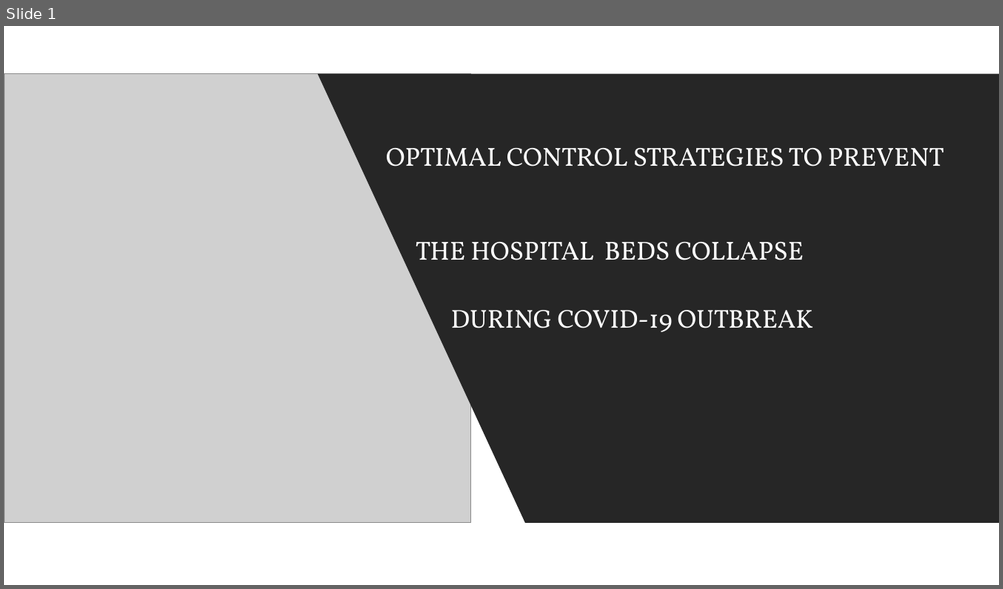
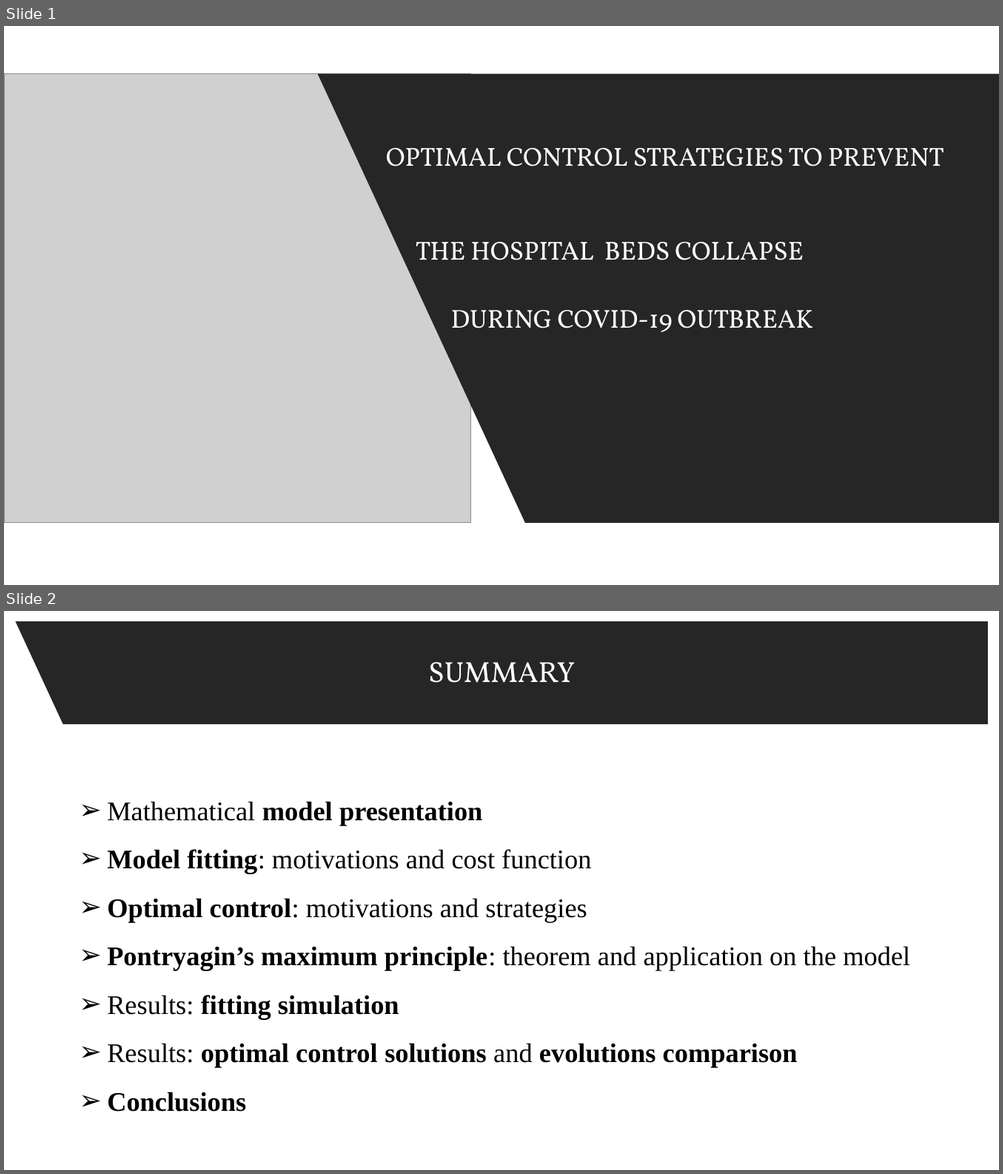
Before and after one commit to spbisc97/covid-optimal-control, a slide deck: File definitivi/Optimal control strategies to prevent the hospital beds collapse during COVID-19 outbreak.pptx. Shown one above the other, each under a label of ours: slide 1 before the commit, slides 1 and 2 after it. The pictures are 1003x589 and 1003x1174 pixels, drawn with LibreOffice and Linux fonts; fonts in the diff are those of the drawing; grey boxes stand for pictures. Boxes give left, top, right and bottom in pixels: in the first picture for what was removed or moved away, otherwise in the second. Text is boxed around its words. In the diff, an @@ line names an element or a change of style, - is before the commit and + after.

Commit message:
Modificato ppt

```diff
--- a/File definitivi/Optimal control strategies to prevent the hospital beds collapse during COVID-19 outbreak.pptx
+++ b/File definitivi/Optimal control strategies to prevent the hospital beds collapse during COVID-19 outbreak.pptx
@@ slide 2 added at (x1=4, y1=611, x2=999, y2=1170), background #FFFFFF @@
@@ freeform shape added at (x1=15, y1=621, x2=987, y2=724), fill #262626, 28 pt, text #FFFFFF @@
+SUMMARY
@@ text added at (x1=107, y1=801, x2=910, y2=1112), 26 pt, text #000000, bold @@
+➢ Mathematical model presentation
+➢ Model fitting: motivations and cost function
+➢ Optimal control: motivations and strategies
+➢ Pontryagin’s maximum principle: theorem and application on the model
+➢ Results: fitting simulation
+➢ Results: optimal control solutions and evolutions comparison
+➢ Conclusions
```
